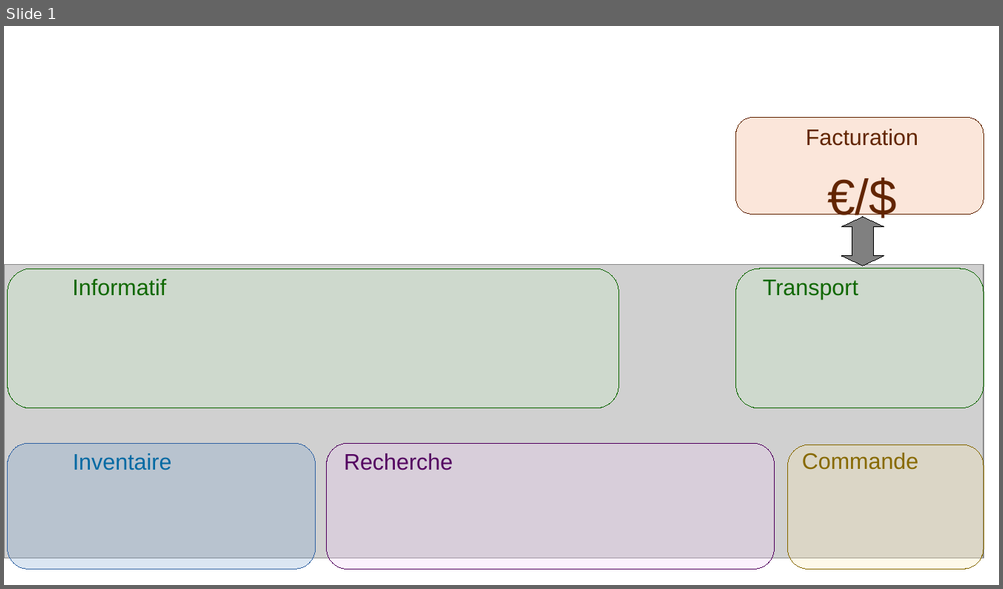
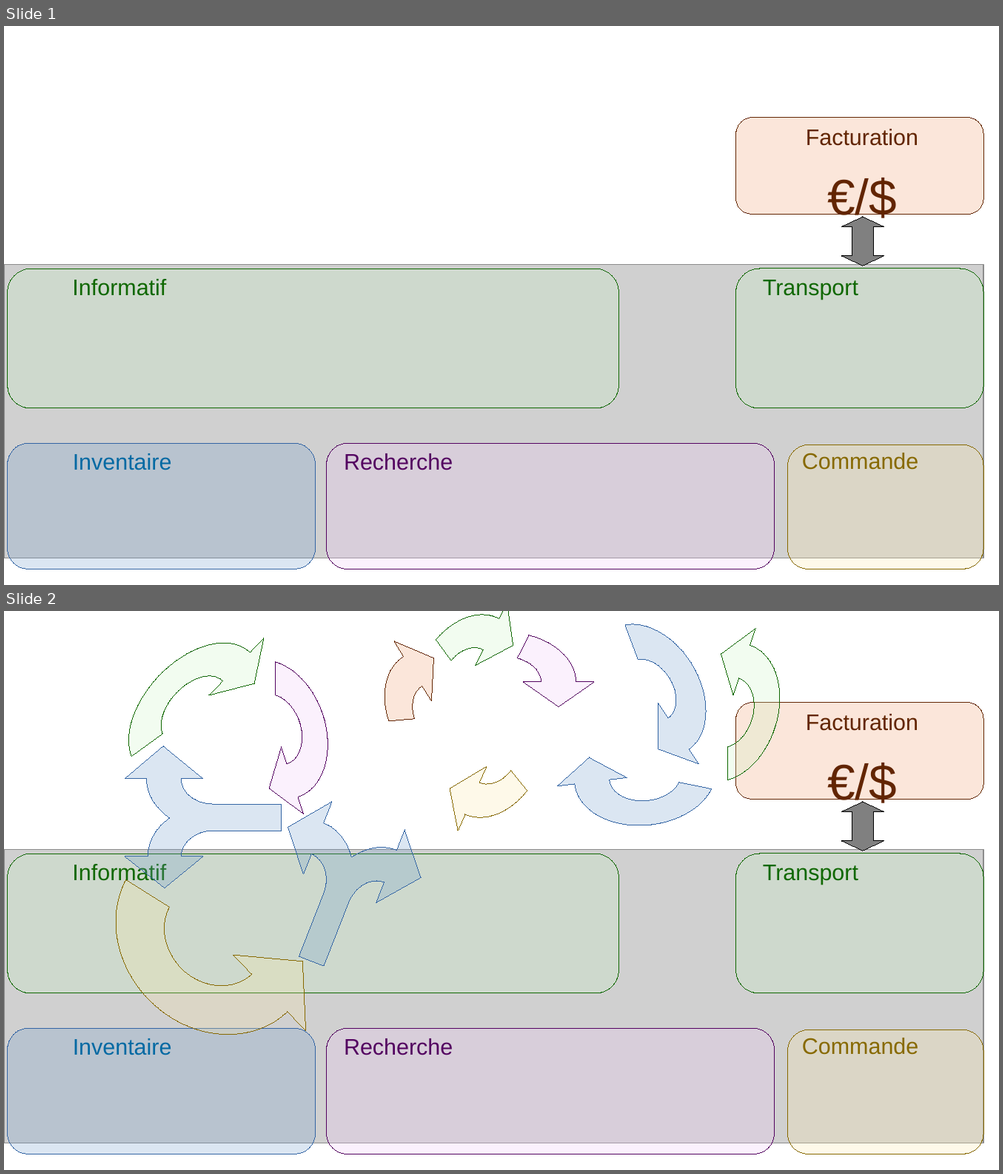
Before and after one commit to gattardm/P5, a slide deck: resources/fonctionnel.odp. Shown one above the other, each under a label of ours: slide 1 before the commit, slides 1 and 2 after it. The pictures are 1003x589 and 1003x1174 pixels, drawn with LibreOffice and Linux fonts; fonts in the diff are those of the drawing; grey boxes stand for pictures. Boxes give left, top, right and bottom in pixels: in the first picture for what was removed or moved away, otherwise in the second. Text is boxed around its words. In the diff, an @@ line names an element or a change of style, - is before the commit and + after.

```diff
--- a/resources/fonctionnel.odp
+++ b/resources/fonctionnel.odp
@@ slide 2 added at bbox=[4, 611, 999, 1170], background #FFFFFF @@
@@ freeform shape added at bbox=[104, 618, 286, 803], fill #CCF4C6 at 25% opacity, outline #106802 0 pt @@
@@ freeform shape added at bbox=[361, 630, 521, 803], fill #F09E6F at 25% opacity, outline #622502 0 pt @@
@@ freeform shape added at bbox=[390, 611, 543, 767], fill #CCF4C6 at 25% opacity, outline #106802 0 pt @@
@@ freeform shape added at bbox=[434, 632, 575, 732], fill #F2CBF8 at 25% opacity, outline #530260 0 pt @@
@@ freeform shape added at bbox=[571, 611, 728, 777], fill #729FCF at 25% opacity, outline #3465A4 0 pt @@
@@ freeform shape added at bbox=[658, 629, 797, 795], fill #CCF4C6 at 25% opacity, outline #106802 0 pt @@
@@ freeform shape added at bbox=[206, 647, 344, 812], fill #F2CBF8 at 25% opacity, outline #530260 0 pt @@
@@ freeform shape added at bbox=[419, 665, 568, 835], fill #FDE9A9 at 25% opacity, outline #876900 0 pt @@
@@ freeform shape added at bbox=[569, 718, 722, 833], fill #729FCF at 25% opacity, outline #3465A4 0 pt @@
@@ rounded rectangle added at bbox=[736, 702, 983, 799], fill #F09E6F at 25% opacity, outline #622502 0 pt @@
@@ text added at bbox=[805, 714, 918, 731], 18 pt, text #622502 @@
+Facturation
+€/$
@@ freeform shape added at bbox=[125, 746, 281, 888], fill #729FCF at 25% opacity, outline #3465A4 0 pt @@
@@ freeform shape added at bbox=[75, 796, 354, 1076], fill #FDE9A9 at 25% opacity, outline #876900 0 pt @@
@@ freeform shape added at bbox=[246, 790, 435, 987], fill #729FCF at 25% opacity, outline #3465A4 0 pt @@
@@ left right arrow added at bbox=[841, 802, 884, 851], fill #808080, outline #000000 0 pt @@
@@ picture added at bbox=[4, 850, 983, 1144] @@
@@ rounded rectangle added at bbox=[8, 854, 619, 994], fill #CCF4C6 at 25% opacity, outline #106802 0 pt @@
@@ rounded rectangle added at bbox=[736, 854, 983, 994], fill #CCF4C6 at 25% opacity, outline #106802 0 pt @@
@@ text added at bbox=[72, 863, 166, 885], 18 pt, text #106802 @@
+Informatif
@@ text added at bbox=[762, 865, 858, 885], 18 pt, text #106802 @@
+Transport
@@ rounded rectangle added at bbox=[8, 1029, 316, 1155], fill #729FCF at 25% opacity, outline #3465A4 0 pt @@
@@ rounded rectangle added at bbox=[326, 1029, 774, 1155], fill #F2CBF8 at 25% opacity, outline #530260 0 pt @@
@@ rounded rectangle added at bbox=[788, 1031, 983, 1155], fill #FDE9A9 at 25% opacity, outline #876900 0 pt @@
@@ text added at bbox=[73, 1039, 172, 1056], 18 pt, text #0369A3 @@
+Inventaire
@@ text added at bbox=[344, 1039, 452, 1056], 18 pt, text #530260 @@
+Recherche
@@ text added at bbox=[802, 1038, 918, 1055], 18 pt, text #876900 @@
+Commande
```
Also in this commit, not shown: 1 other slide added, 2 other files.
